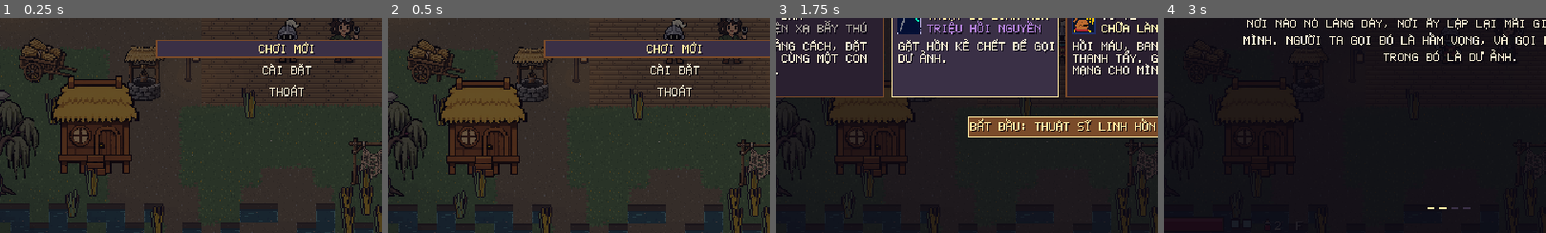
Above: before the commit, frames 1-4 (left to right).
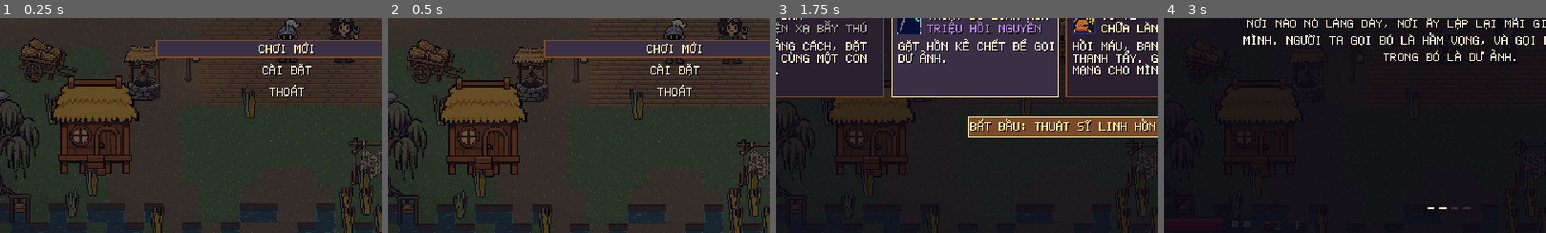
Above: after the commit, the same moments.

Repository: thaianh20021/game
Game: Godot game, scene res://main.tscn
Two runs of this game, one before a commit and one after it. Both use one fixed random seed, a clock stepped at 60 frames per second and the inputs below.
Inputs (mouse positions are % of the whole screen's width and height, from its top left):
- Up to frame 1 (0.25 s): no input
- Up to frame 2 (0.5 s): no input
- Up to frame 3 (1.75 s): tap Enter at 0.5 s; move the mouse to (72, 45) at 0.52 s; hold D 0.53-1.25 s; hold J 0.53-1.25 s; click (72, 45) at 0.67 s; tap Space at 0.77, 1.25 s; drag from (30, 55) to (45, 70) at 1.27 s
- Up to frame 4 (3 s): tap Enter at 2 s; move the mouse to (60, 28) at 2.02 s; hold D 2.03-2.75 s; hold 1 2.03-2.75 s; tap Space at 2.75 s; drag from (45, 70) to (20, 35) at 2.77 s
The pictures show only the part of the screen within x 12-62%, y 44-94%; the shares and areas given below are measured in that part.

The runs differ from the first frame. In frame 1, 0.2% of the frame differs, in the area x 2-9%, y 81-96%; in frame 2, 0.2%, in the area x 2-9%, y 82-97%; in frame 3, less than 0.1%; in frame 4, less than 0.1%.

Commit message:
Dư Vang: the Eight Mute Clappers hunt; image tool tries keys and models
Eight carved clappers across eight places; only the next in the chain
speaks, each holding the last words of one root tone and a riddle for the
next. The eighth gives the Eight-Tone Clapper charm. tools/gen.sh now tries
several keys, then several models (Gemini 3.1 image first); pix.gd reads PNG
and JPEG.

Co-Authored-By: Claude Opus 5.5 <noreply@anthropic.com>

Diff:
--- a/duvang/src/art.gd
+++ b/duvang/src/art.gd
@@ -543,7 +543,7 @@
 	"tc_knell", "tc_holy", "tc_lit", "tc_purge", "tc_bless", "tc_hook", "tc_drum",
 	"ocb_parry", "ocb_iron", "ocb_surge", "ocb_blood", "ocb_cry", "ocb_long", "ocb_wide", "ocb_master", "ont_hot", "ont_sp …(710 unchanged characters)…
 const ITEM_KEYS = ["w0", "w1", "w2", "w3", "w4", "w5", "w6", "w7", "w8", "w9", "w10", "a0", "a1", "a2", "a3", "a4", "a5", "c0", "c1", "c2", "c3", "c4", "c5",
-	"u_wave", "u_box", "u_free", "u_wick", "u_seed", "u_salt", "u_forge"]
+	"u_wave", "u_box", "u_free", "u_wick", "u_seed", "u_salt", "u_forge", "u_eight"]
 const HERO_FRAMES = ["idle", "w1", "w2", "w3", "wind", "slash"]
 
 static func load_optional() -> void:
--- a/duvang/src/data.gd
+++ b/duvang/src/data.gd
@@ -148,6 +148,7 @@
 	"seed": "MỖI DẤU TRÊN KẺ ĐỊCH: +8% SÁT THƯƠNG",
 	"salt": "ĐÒN CHÍ MẠNG LÀM KẺ ĐỊCH LẠNH",
 	"forge": "ĐÒN CUỐI CHUỖI ĐỂ LẠI CHÁY",
+	"eight": "DÙNG TUYỆT KỸ: HỒI 8% MÁU VÀ 8 NỘ",
 }
 
 const POTION_COST = 15
@@ -557,6 +558,14 @@
 # Text shown when the hero examines a thing (E). `opts` turns the last line into a choice that sets a flag.
 
 const THINGS = {
+	"mute_1": {"name": "MÕ CÂM", "lines": []},
+	"mute_2": {"name": "MÕ CÂM", "lines": []},
+	"mute_3": {"name": "MÕ CÂM", "lines": []},
+	"mute_4": {"name": "MÕ CÂM", "lines": []},
+	"mute_5": {"name": "MÕ CÂM", "lines": []},
+	"mute_6": {"name": "MÕ CÂM", "lines": []},
+	"mute_7": {"name": "MÕ CÂM", "lines": []},
+	"mute_8": {"name": "MÕ CÂM", "lines": []},
 	"lighthouse": {"name": "NGỌN HẢI ĐĂNG GIỮA ĐẤT KHÔ", "lines": []},
 	"lamp_keeper": {"name": "NGƯỜI GÁC ĐÈN", "lines": ["TRÊN ĐỈNH THÁP, MỘT ÔNG GIÀ NGỒI CẠNH NGỌN ĐÈN, TAY CẦM CUỐN LỊCH  …(245 unchanged characters)…
 		"opts": ["NÓI THẬT", "THẮP ĐÈN THEO NHỊP"], "flag": "lamp", "xp": 3000,
@@ -707,3 +716,21 @@
 	["CHUÔNG MẸ KHÔNG ĐƯỢC ĐÚC LẠI. PHẦN CÒN SỐNG CỦA NÓ ĐÃ IM. VỌNG KHÔNG CÒN DÀY LÊN ĐỀU NỮA MÀ DÂNG RỒI RÚT, NHƯ THỦY T …(343 unchanged characters)…
 	["CHUÔNG MẸ KHÔNG ĐƯỢC ĐÚC LẠI. PHẦN CÒN SỐNG CỦA NÓ ĐÃ IM. VỌNG KHÔNG CÒN DÀY LÊN ĐỀU NỮA MÀ DÂNG RỒI RÚT, NHƯ THỦY T …(355 unchanged characters)…
 ]
+
+# ---------------------------------------------------------------- the Eight Mute Clappers (a hunt, no one gives it)
+# A carpenter of the Night of Cracking carved eight wooden clappers, each holding the last words of someone of one root tone.
+# Only the next clapper in the chain speaks; its words are the riddle for the one after. [where, the last words, the riddle]
+const MUTES = [
+	["CHIẾN BINH", "'TÔI ĐỨNG GIỮ CỔNG TRẤN CẢ ĐÊM. KHI TIẾNG CHUÔNG LĂN QUA, TÔI KHÔNG LÙI. TÔI KHÔNG BIẾT LÀ PHẢI LÙI.'", "'ĐI TÌM CHỖ CÒ ĐỨNG MỘT CHÂN, NƠI ĐẦM LAU GẶP NƯỚC Ở BỜ ĐÔNG NAM.'"],
+	["NGUYÊN TỐ SƯ", "'TÔI GỌI LỬA, GỌI SƯƠNG, GỌI SÉT. ĐÊM ĐÓ TÔI GỌI CẢ BA CÙNG LÚC, VÀ KHÔNG CÁI NÀO TRẢ LỜI.'", "'NƠI NGƯỜI GÁC PHÀ PHƠI LƯỚI, TRÊN GÁC CAO, TRƯỚC KHI LÊN BOONG.'"],
+	["SÁT THỦ", "'TÔI GIẾT BẰNG MỘT NHÁT. ĐÊM ĐÓ TÔI HỌC RẰNG CÓ NHỮNG THỨ KHÔNG CÓ LƯNG ĐỂ ĐÂM.'", "'ĐI TỚI NƠI RỪNG THỞ RA, Ở GÓC ĐÔNG BẮC, NƠI SÓI KHÔNG BAO GIỜ ĐI MỘT MÌNH.'"],
+	["THỢ SĂN", "'TÔI THEO DẤU MỌI THỨ. ĐÊM ĐÓ TÔI THEO DẤU TIẾNG CHUÔNG, VÀ NÓ DẪN TÔI VỀ CHÍNH NHÀ MÌNH.'", "'XUỐNG NƠI BIỂN ĐÃ CẠN, PHÍA TÂY BẮC, NƠI MUỐI CHẤT THÀNH ĐỐNG NHƯ MỘ.'"],
+	["HỘ VỆ", "'TÔI CHE CHO BA ĐỨA NHỎ BẰNG TẤM KHIÊN CỦA TÔI. KHIÊN CHẶN ĐƯỢC ĐÁ. KHÔNG CHẶN ĐƯỢC TIẾNG.'", "'VÀO HẦM TÀU, TỚI BOONG SĨ QUAN, NƠI ĐÔ ĐỐC TỪNG ĐỨNG NHÌN XUỐNG.'"],
+	["THUẬT SĨ LINH HỒN", "'TÔI NÓI CHUYỆN VỚI NGƯỜI CHẾT CẢ ĐỜI. ĐÊM ĐÓ HỌ IM, VÀ TÔI HIỂU LÀ HỌ ĐANG BỊ ĐEM ĐI.'", "'LÊN NÚI TUYẾT, TỚI SÂN TRƯỚC CỔNG LÒ, NƠI HAI PHE ĐỨNG NHÌN NHAU.'"],
+	["KỸ SƯ CỔ VẬT", "'TÔI SỬA ĐƯỢC MỌI CỖ MÁY. TÔI ĐÃ THỬ SỬA CÁI CHUÔNG. TÔI CHỈ LÀM NÓ KÊU TO HƠN.'", "'LÊN KINH, TỚI GÓC ĐÔNG NAM, NƠI CỔNG KHÔNG AI CANH NỮA.'"],
+	["TƯ TẾ", "'TÔI CẦU NGUYỆN CHO NHỮNG NGƯỜI SẮP ĐI. ĐÊM ĐÓ TÔI CẦU NGUYỆN CHO CẢ NHỮNG NGƯỜI KHÔNG ĐƯỢC ĐI. TÔI LÀ NGƯỜI CUỐI CÙNG. NGƯƠI ĐÃ NGHE ĐỦ TÁM TIẾNG.'", ""],
+]
+
+# The eighth clapper gives this: the charm of eight tones. Every ultimate heals and fills a little.
+static func eight_unique() -> Dictionary:
+	return {"name": "MÕ TÁM TIẾNG", "slot": "charm", "rar": 3, "tier": 2, "stats": {"hp": 50, "cdr": 8}, "uniq": "eight"}
--- a/duvang/src/game.gd
+++ b/duvang/src/game.gd
@@ -779,6 +779,9 @@
 			p.rage = minf(100.0, p.rage + cost)
 	if el != "" and tree.has("th_reso") and p.soulform > 0.0:
 		p.smult = 1.2
+	if N.kind == "u" and has_uniq("eight"):
+		p.hp = minf(stats.mhp, p.hp + stats.mhp * 0.08)
+		p.rage = minf(100.0, p.rage + 8.0)
 	if N.has("heat"):
 		add_heat(float(N.heat))
 	if el != "":
@@ -2898,6 +2901,9 @@
 	say(who.name, who.tex, c[mini(c.size() - 1, main_done() / 2)], service(npc), "")
 
 func look(id: String) -> void:
+	if id.begins_with("mute_"):
+		mute_clapper(int(id.substr(5)))
+		return
 	if id == "lighthouse":
 		lighthouse()
 		return
@@ -5090,3 +5096,25 @@
 	else:
 		lines.append("KHÔNG CÓ TÀU NÀO. KHÔNG CÓ NƯỚC. NGỌN ĐÈN VẪN CHỚP.")
 	say("NGỌN HẢI ĐĂNG GIỮA ĐẤT KHÔ", "", lines, "", "")
+
+# ---------------------------------------------------------------- the Eight Mute Clappers
+# Only the next clapper in the chain speaks (flags.mutes counts those heard). The eighth gives the charm.
+func mute_clapper(k: int) -> void:
+	var n = int(flags.get("mutes", 0))
+	var lines = []
+	if k == n + 1:
+		flags["mutes"] = k
+		var M = D.MUTES[k - 1]
+		lines = ["BẠN GÕ VÀO CHIẾC MÕ GỖ. NÓ KHÔNG KÊU. NHƯNG MẢNH CHUÔNG TRONG NGỰC BẠN NGHE THẤY MỘT GIỌNG, ÂM GỐC %s. (%d/8)" % [M[0], k], M[1]]
+		if M[2] != "":
+			lines.append(M[2])
+		Sfx.play("clap", 0.5 + 0.1 * k)
+		if k == 8:
+			lines.append("TÁM CHIẾC MÕ ĐÃ NÓI XONG. CHIẾC CUỐI CÙNG RỜI KHỎI GIÁ, NHẸ NHƯ MỘT CHIẾC LÁ, VÀ NẰM GỌN TRONG TAY BẠN.")
+			drop(p.pos + Vector2(0, 10), "item", 0, D.eight_unique())
+		save_game()
+	elif k <= n:
+		lines = ["CHIẾC MÕ ĐÃ NÓI HẾT NHỮNG GÌ NÓ GIỮ."]
+	else:
+		lines = ["MỘT CHIẾC MÕ GỖ CŨ, KHẮC TAY. GÕ VÀO KHÔNG KÊU. CÓ LẼ NÓ ĐANG CHỜ MỘT CHIẾC KHÁC NÓI TRƯỚC."]
+	say("MÕ CÂM", "", lines, "", "")
--- a/duvang/src/world.gd
+++ b/duvang/src/world.gd
@@ -67,6 +67,7 @@
 	var at = {"field": [12, 30], "forest": [30, 33], "salt": [24, 31]}
 	var fixed = {"dungeon": Vector2(39.5, 18.5), "town": Vector2(25.5, 10.0)}
 	var ids = {"field": "debt_potter", "dungeon": "debt_mother", "forest": "debt_ferry", "salt": "debt_diver", "town": "debt_say"}
+	mutes(z)
 	if not ids.has(z.id):
 		return
 	var pos = tp(fixed[z.id].x, fixed[z.id].y) if fixed.has(z.id) else land(z, at[z.id][0], at[z.id][1])
@@ -797,3 +798,15 @@
 	z.spawns.append({"kind": "okhab", "pos": tp(30.0, 20.0), "once": "okha_dead"})
 	z.spawns.append({"kind": "first", "pos": tp(44.0, 20.0), "once": "first_dead", "req": "okha_dead"})
 	return z
+
+# the Eight Mute Clappers, each a riddle away from the one before
+static func mutes(z: Dictionary) -> void:
+	var at = {"town": [1, Vector2(8.5, 25.0), false], "field": [2, Vector2(62, 36), true], "dungeon": [3, Vector2(83.5, 10.5), false],
+		"forest": [4, Vector2(68, 10), true], "salt": [5, Vector2(18, 14), true], "fleet": [6, Vector2(78.0, 11.0), false],
+		"mines": [7, Vector2(82.5, 30.0), false], "capital": [8, Vector2(86.0, 44.0), false]}
+	if not at.has(z.id):
+		return
+	var e = at[z.id]
+	var pos = land(z, int(e[1].x), int(e[1].y)) if e[2] else tp(e[1].x, e[1].y)
+	z.decor.append({"tex": "clapper", "pos": pos, "solid": true})
+	z.things.append({"id": "mute_%d" % e[0], "pos": pos + Vector2(0, 8), "h": 34.0})
--- a/duvang/tools/pix.gd
+++ b/duvang/tools/pix.gd
@@ -19,7 +19,13 @@
 
 func _init() -> void:
 	var a = OS.get_cmdline_user_args()
-	src = Image.load_from_file(a[0])
+	# the router answers in PNG (GPT) or JPEG (Gemini) whatever the file is called: look at the bytes
+	var bytes = FileAccess.get_file_as_bytes(a[0])
+	src = Image.new()
+	if bytes.size() > 2 and bytes[0] == 0xFF and bytes[1] == 0xD8:
+		src.load_jpg_from_buffer(bytes)
+	else:
+		src.load_png_from_buffer(bytes)
 	src.convert(Image.FORMAT_RGBA8)
 	var th = int(a[1])
 	var names = a[2].split(",")
Not shown, changed: duvang/ROADMAP.md
Not shown, changed: duvang/tools/gen.sh
